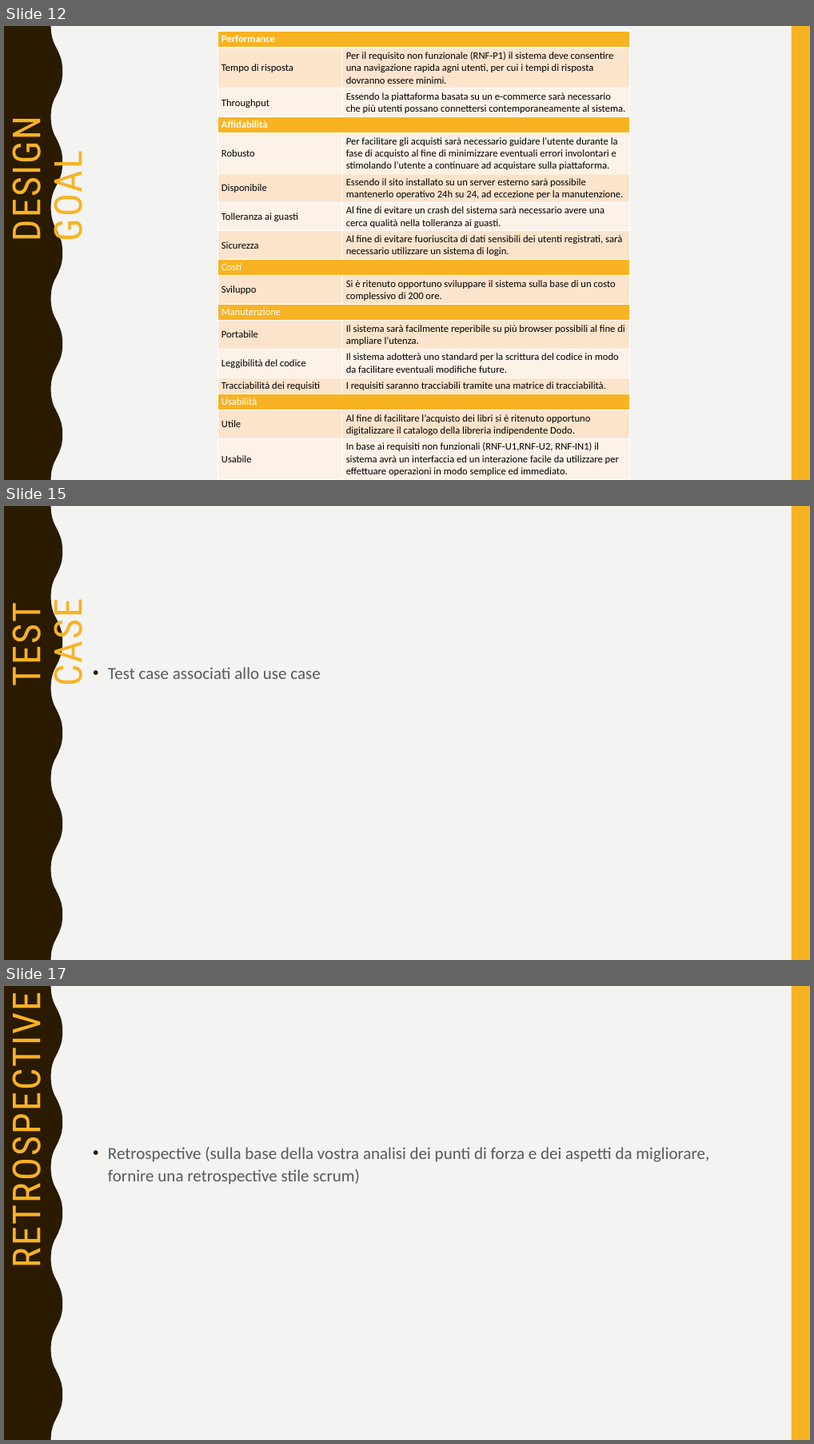
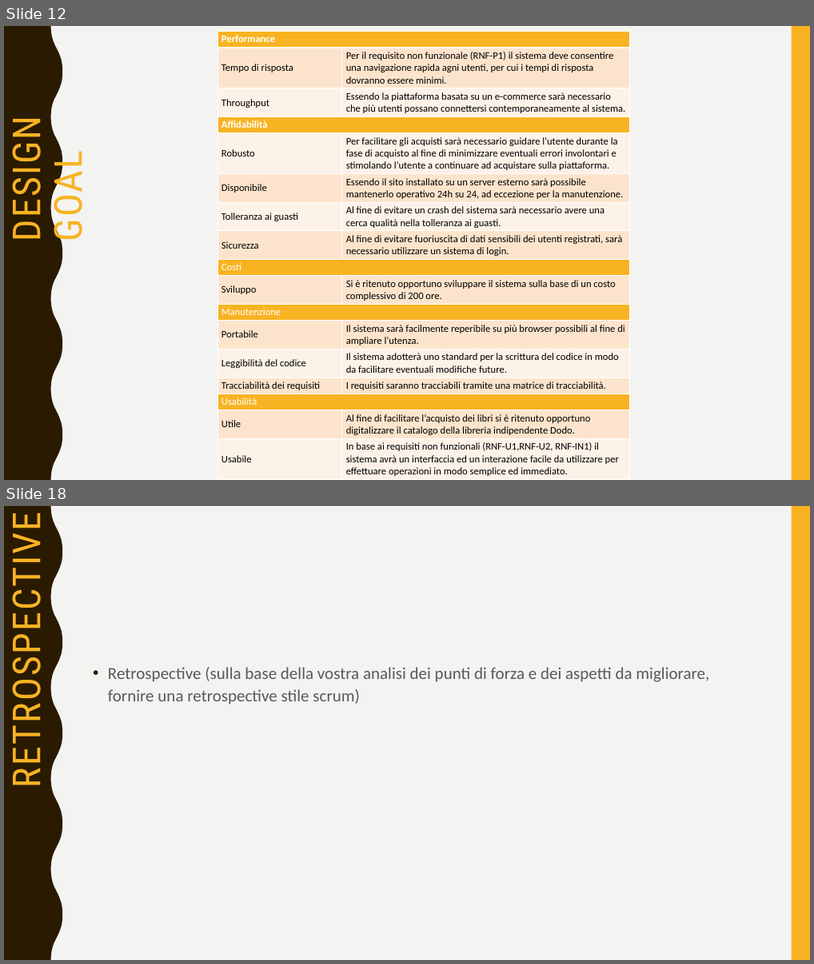
Before and after one commit to sfarina12/NC_05, a slide deck: Presentazione_Prima consegna/presentazione PrimaConsegna.pptx. Shown one above the other, each under a label of ours: slides 12, 15 and 17 before the commit, slides 12 and 18 after it; the slides between them are not shown. The pictures are 814x1444 and 814x964 pixels, drawn with LibreOffice and Linux fonts; fonts in the diff are those of the drawing. Boxes give left, top, right and bottom in pixels: in the first picture for what was removed or moved away, otherwise in the second. Text is boxed around its words. In the diff, an @@ line names an element or a change of style, - is before the commit and + after.

```diff
--- a/Presentazione_Prima consegna/presentazione PrimaConsegna.pptx
+++ b/Presentazione_Prima consegna/presentazione PrimaConsegna.pptx
@@ slide 15 removed at (4, 506, 810, 960), background #F3F3F2; not listed: 2 template elements that a slide beside it also shows @@
@@ title removed at (4, 608, 92, 684) @@
-TEST CASE
@@ text removed at (108, 667, 320, 679) @@
-• Test case associati allo use case
@@ what was slide 17 is now slide 18 @@
```
Also in this commit, not shown: 4 slides changed, 4 slides added, 4 other slides removed, 5 other files.
